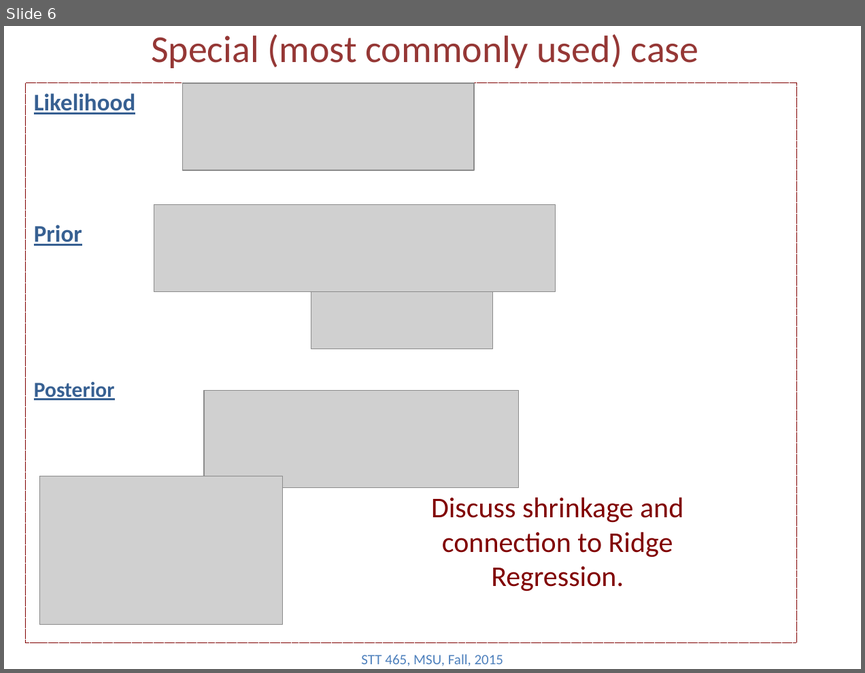
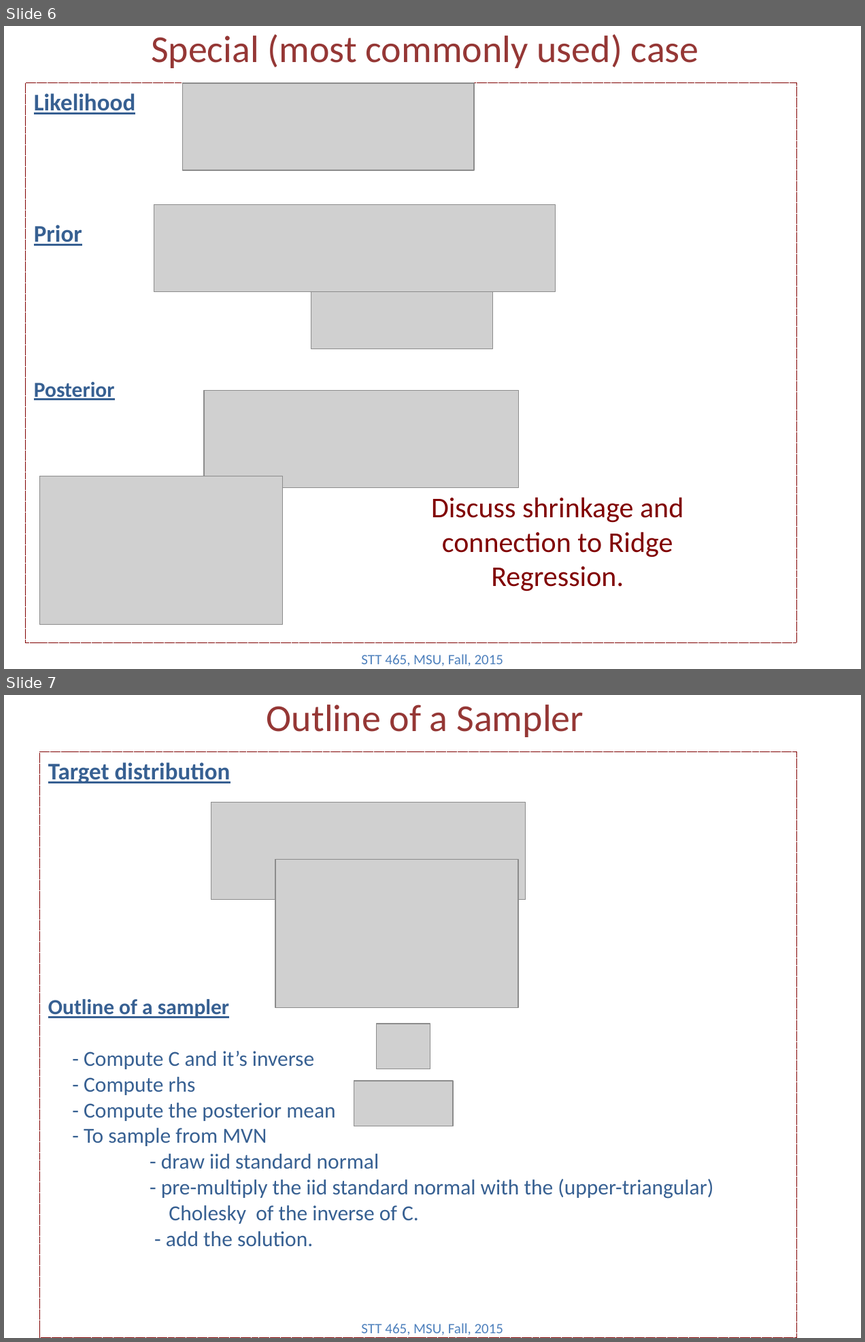
Before and after one commit to Boukos/STT465, a slide deck: STT465_11.pptx. Shown one above the other, each under a label of ours: slide 6 before the commit, slides 6 and 7 after it. The pictures are 865x673 and 865x1342 pixels, drawn with LibreOffice and Linux fonts; fonts in the diff are those of the drawing; grey boxes stand for pictures. Boxes give left, top, right and bottom in pixels: in the first picture for what was removed or moved away, otherwise in the second. Text is boxed around its words. In the diff, an @@ line names an element or a change of style, - is before the commit and + after.

```diff
--- a/STT465_11.pptx
+++ b/STT465_11.pptx
@@ slide 7 added at (x1=4, y1=695, x2=861, y2=1338), background #FFFFFF @@
@@ title added at (x1=266, y1=705, x2=583, y2=737), 32 pt, text #953735 @@
+Outline of a Sampler
@@ rectangle added at (x1=40, y1=751, x2=797, y2=1337), outline #800000 0.75 pt dashed, 18 pt, text #376092 @@
+Target distribution
+Outline of a sampler
+- Compute C and it’s inverse
+- Compute rhs
+- Compute the posterior mean
+- To sample from MVN
+- draw iid standard normal
+- pre-multiply the iid standard normal with the (upper-triangular)
+Cholesky of the inverse of C.
+- add the solution.
@@ picture added at (x1=211, y1=802, x2=526, y2=899) @@
@@ picture added at (x1=275, y1=860, x2=518, y2=1008) @@
@@ picture added at (x1=377, y1=1023, x2=430, y2=1068) @@
@@ picture added at (x1=354, y1=1081, x2=452, y2=1126) @@
@@ text added at (x1=361, y1=1323, x2=504, y2=1338), 12 pt, text #4F81BD @@
+STT 465, MSU, Fall, 2015
```
Also in this commit, not shown: 1 slide changed, 1 other slide added, 2 other files.
